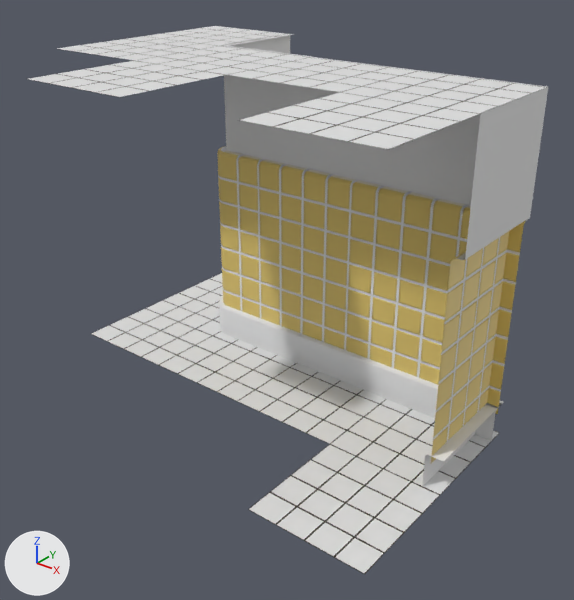
Before and after pictures for a commit that changed the glTF model models/ModularBathroomTiles.glb.
The view is the same before and after, from a camera (50 mm lens) standing at (2.52, -4.83, 3.84) and looking at (-1.26, -0.11, 0.91). Every picture has the same lights, and +X, +Y and +Z are marked at lower left. The first picture is the older version. Where no turn or scale is listed for an object, it has been applied to the vertices. Vertices at exactly the same position are counted once.

Objects in the first picture: 'floor_col', 'roof_col', 'wall_urinal_inCorner_col', 'wall_urinal_outCorner_col', 'wall_urinal_part_col'.
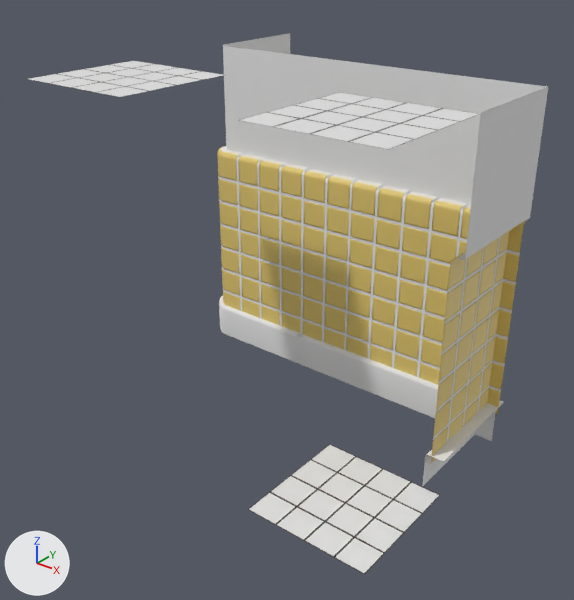
The change, as a diff of the scene's bpy script:
```diff
--- a/models/ModularBathroomTiles.glb.py
+++ b/models/ModularBathroomTiles.glb.py
@@ me_plane_001 @@
 # used by ob_wall_urinal_incorner_col; location = (0.0, 0.0, 0.0)
-me_plane_001.from_pydata(...)  # 72 vertices, 60 faces; spans x -0.5..0.5, y -0.5..0.5, z 0.0..2.8
+me_plane_001.from_pydata(...)  # 64 vertices, 56 faces; spans x -0.5..0.5, y -0.5..0.5, z 0.0..2.8
+# me_plane_001 part 1: the loose piece of 4 vertices spanning x -0.5..0.5, y -0.5..0.5, z 2.79 is deleted
+# me_plane_001 part 2: the loose piece of 4 vertices spanning x -0.5..0.5, y -0.5..0.5, z 0.0 is deleted
 me_plane_001.materials.append(mat_wall_urinal)
-me_plane_001.materials.append(mat_ceiling)  # picture img_ceiling_d
@@ me_plane_005 @@
 # used by ob_wall_urinal_outcorner_col; location = (-2.0, 0.0, 0.0)
-me_plane_005.from_pydata(...)  # 148 vertices, 213 faces; spans x -1.5..0.54, y -0.5..1.5, z 0.0..2.8
+me_plane_005.from_pydata(...)  # 128 vertices, 196 faces; spans x -0.65..0.54, y 0.35..1.5, z 0.0..2.8
+# me_plane_005 part 3: the loose piece of 12 vertices spanning x -1.5..0.5, y -0.5..1.5, z 2.79 is deleted
+# me_plane_005 part 4: the loose piece of 8 vertices spanning x -1.5..0.5, y -0.5..1.5, z 0.0 is deleted
 me_plane_005.materials.append(mat_wall_urinal)
-me_plane_005.materials.append(mat_ceiling)  # picture img_ceiling_d
@@ me_plane @@
 # used by ob_wall_urinal_part_col; location = (-1.0, 0.0, 0.0)
-me_plane.from_pydata(...)  # 40 vertices, 32 faces; spans x -0.5..0.5, y -0.5..0.5, z 0.0..2.8
+me_plane.from_pydata(...)  # 32 vertices, 28 faces; spans x -0.5..0.5, y 0.35..0.5, z 0.0..2.8
+# me_plane part 5: the loose piece of 4 vertices spanning x -0.5..0.5, y -0.5..0.5, z 2.79 is deleted
+# me_plane part 6: the loose piece of 4 vertices spanning x -0.5..0.5, y -0.5..0.5, z 0.0 is deleted
 me_plane.materials.append(mat_wall_urinal)
-me_plane.materials.append(mat_ceiling)  # picture img_ceiling_d
```

Changed parts and their boxes (x1, y1, x2, y2) in the pictures (574 x 600 px):
'wall_urinal_inCorner_col', reshaped (26% narrower)
    before: (331, 70, 548, 495)
    after: (387, 70, 548, 487)
'wall_urinal_outCorner_col', reshaped (64% narrower, 12% shorter)
    before: (56, 26, 313, 401)
    after: (217, 33, 310, 363)
'wall_urinal_part_col', reshaped (36% narrower, 12% shorter)
    before: (229, 57, 418, 444)
    after: (297, 57, 418, 399)
part 1 of me_plane_001, deleted
    before: (341, 71, 546, 114)
part 2 of me_plane_001, deleted
    before: (331, 399, 499, 495)
part 3 of me_plane_005, deleted
    before: (56, 26, 313, 75)
part 4 of me_plane_005, deleted
    before: (91, 273, 296, 401)
part 5 of me_plane, deleted
    before: (229, 57, 416, 92)
part 6 of me_plane, deleted
    before: (237, 363, 386, 444)
